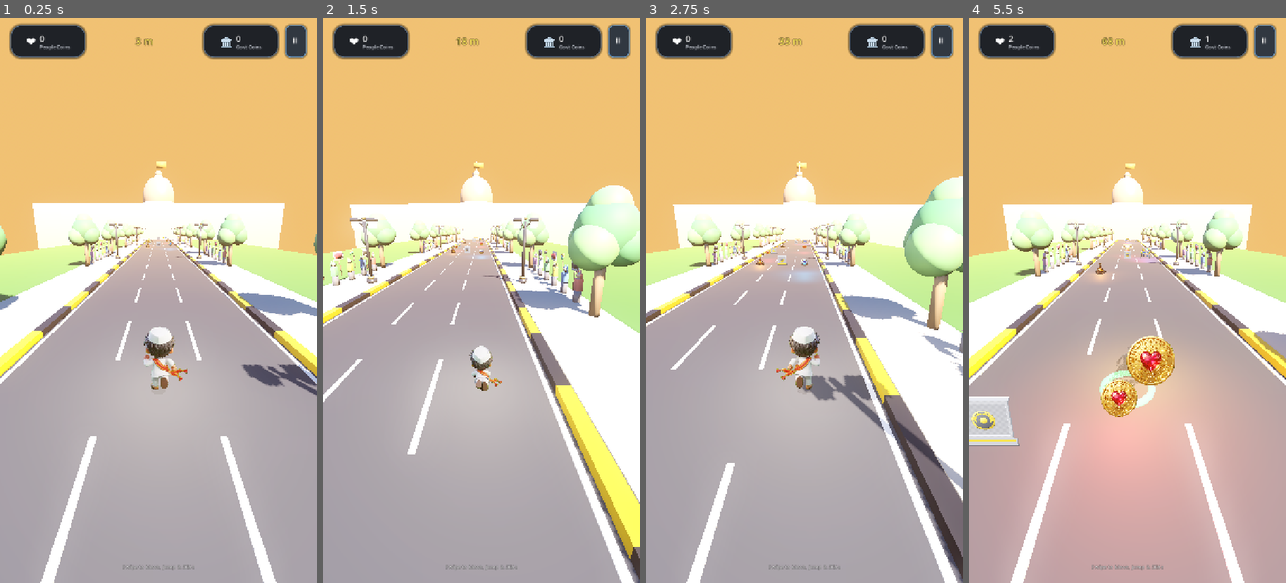
Above: before the commit, frames 1-4 (left to right).
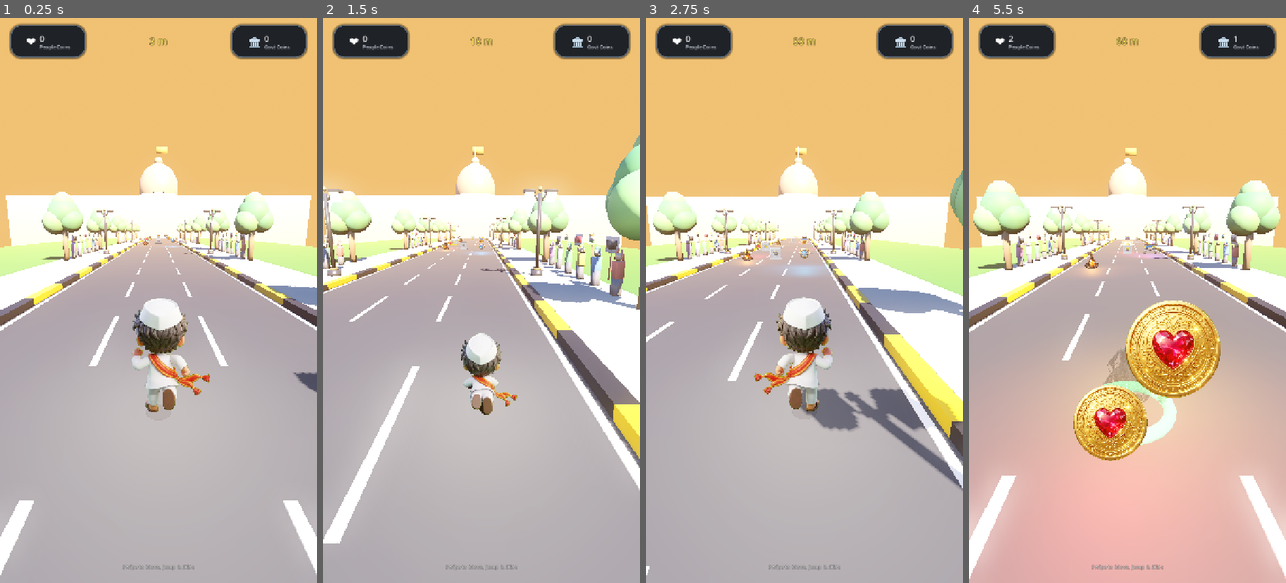
Above: after the commit, the same moments.

Repository: ce-subhash/history_turner
Game: Godot game, scene res://scenes/Main.tscn
The game is run twice, just before and just after one commit, with the same random seed, the same clock (stepped at 60 frames per second) and the same inputs.
Inputs (mouse positions are in pixels of both pictures, inside the frame that each line leads up to):
- Up to frame 1 (0.25 s): no input
- Up to frame 2 (1.5 s): tap Enter at 0.5 s; move the mouse to (551, 272) at 0.52 s; hold D 0.53-1.25 s; tap E at 0.6 s; click (551, 272) at 0.67 s; tap Space at 0.77 s; drag from (418, 328) to (465, 413) at 1.27 s
- Up to frame 3 (2.75 s): move the mouse to (836, 176) at 2.02 s; hold D from 2.03 s (still down); tap Enter at 2.1 s
- Up to frame 4 (5.5 s): release D at 2.75 s; drag from (1111, 413) to (1032, 215) at 2.77 s; move the mouse to (1222, 385) at 3.52 s; hold A 3.53-4.25 s; tap 1 at 3.6 s; tap Space at 3.77 s; drag from (1032, 215) to (1079, 159) at 4.27 s; move the mouse to (1143, 300) at 5.02 s; hold S from 5.03 s (still down); tap 3 at 5.1 s; click (1143, 300) at 5.17 s

The runs differ from the first frame. In frame 1, 23% of the frame differs, in the area x 0-100%, y 1-100%; in frame 2, 27%; in frame 3, 28%; in frame 4, 44%.

Commit message:
Night good state

Diff:
--- a/resources/characters/caesar.tres
+++ b/resources/characters/caesar.tres
@@ -8,7 +8,7 @@
 era_name = "Classical Rome (44 BCE)"
 base_speed_modifier = 1.0
 active_ability_name = "Testudo Shield Wall"
-active_duration = 3.5
+active_duration = 1.5
 active_cooldown = 20.0
 passive_perk_type = "pax_romana"
 ability_description = "Forms an impenetrable shield wall; immune to all obstacles for 3.5s."
--- a/resources/characters/chibi_leader.tres
+++ b/resources/characters/chibi_leader.tres
@@ -8,7 +8,7 @@
 era_name = "Modern Republic (2026)"
 base_speed_modifier = 1.0
 active_ability_name = "People's Mandate"
-active_duration = 3.5
+active_duration = 1.5
 active_cooldown = 18.0
 passive_perk_type = "popular_mandate"
 ability_description = "Unleashes popular momentum; grants invulnerability and attracts all tokens for 3.5s."
--- a/resources/characters/harriet.tres
+++ b/resources/characters/harriet.tres
@@ -8,10 +8,10 @@
 era_name = "Underground Railroad (1850)"
 base_speed_modifier = 1.1
 active_ability_name = "Freedom Lantern"
-active_duration = 4.0
+active_duration = 1.5
 active_cooldown = 25.0
 passive_perk_type = "night_owl"
-ability_description = "Enters ghost mode; phases through hazards and magnetizes all collectibles for 4s."
+ability_description = "Enters ghost mode; phases through hazards and magnetizes all collectibles for 1.5s."
 
 passive_description = "Night Owl: Hazard warning indicators and navigation beacons appear 50% earlier."
 theme_color = Color(0.2, 0.8, 0.5, 1)
--- a/resources/characters/joan.tres
+++ b/resources/characters/joan.tres
@@ -8,10 +8,10 @@
 era_name = "Hundred Years' War (1429)"
 base_speed_modifier = 1.05
 active_ability_name = "Divine Aura"
-active_duration = 3.5
+active_duration = 1.5
 active_cooldown = 22.0
 passive_perk_type = "zealots_faith"
-ability_description = "Radiates holy light; turns incoming hazards into gold relics for 3.5s."
+ability_description = "Radiates holy light; turns incoming hazards into gold relics for 1.5s."
 
 passive_description = "Zealot's Faith: Automatically triggers a 4s emergency shield if either meter drops below 15%."
 theme_color = Color(0.95, 0.85, 0.2, 1)
--- a/scenes/Main.tscn
+++ b/scenes/Main.tscn
@@ -328,7 +328,9 @@
 [node name="VisualModel" type="Node3D" parent="Player"]
 
 [node name="Camera3D" type="Camera3D" parent="Player"]
-transform = Transform3D(1, 0, 0, 0, 0.95882, 0.284015, 0, -0.284015, 0.95882, 0, 3.8, 5)
+transform = Transform3D(1, 0, 0, 0, 0.97237, 0.233445, 0, -0.233445, 0.97237, 0, 2.5, 3.6)
+fov = 58.0
+keep_aspect = 0
 current = true
 
 [node name="HUD" type="CanvasLayer" parent="."]
@@ -494,6 +496,7 @@
 text = "Govt Coins"
 
 [node name="PauseButton" type="Button" parent="HUD/HUDController/TopBar/HBoxContainer"]
+visible = false
 custom_minimum_size = Vector2(48, 48)
 layout_mode = 2
 theme_override_font_sizes/font_size = 20
--- a/scripts/globals/GameManager.gd
+++ b/scripts/globals/GameManager.gd
@@ -38,7 +38,7 @@
 # --- Phase 4: High-Risk Fever States ---
 const FEVER_THRESHOLD: float = 85.0
 const FEVER_RESET_THRESHOLD: float = 75.0
-const FEVER_DURATION: float = 2.5
+const FEVER_DURATION: float = 1.4
 
 var is_fever_active: bool = false
 var current_fever_type: String = "" # "peasant_revolution" or "divine_right"
--- a/scripts/player/PlayerController.gd
+++ b/scripts/player/PlayerController.gd
@@ -192,9 +192,9 @@
 		camera.name = "Camera3D"
 		add_child(camera)
 
-	camera.position = Vector3(0.0, 3.8, 5.0)
-	camera.rotation_degrees = Vector3(-16.5, 0.0, 0.0)
-	camera.fov = 68.0
+	camera.position = Vector3(0.0, 2.5, 3.6)
+	camera.rotation_degrees = Vector3(-13.5, 0.0, 0.0)
+	camera.fov = 58.0
 	camera.keep_aspect = Camera3D.KEEP_WIDTH
 	camera.current = true
 
@@ -444,9 +444,19 @@
 		chariot_boost_timer -= delta
 		chariot_speed_boost = 8.0
 		is_invulnerable = true
+		if chariot_boost_timer <= 0.0:
+			chariot_boost_timer = 0.0
+			is_invulnerable = false
+			_update_shield_mesh_visibility()
 
 	if in_run_magnet_timer > 0.0:
 		in_run_magnet_timer -= delta
+		if in_run_magnet_timer <= 0.0:
+			in_run_magnet_timer = 0.0
+			_update_shield_mesh_visibility()
+
+	if shield_mesh and shield_mesh.visible and chariot_boost_timer <= 0.0 and in_run_magnet_timer <= 0.0 and not has_chrono_shield and not is_peasant_fever and not is_divine_fever and not (CharacterManager and CharacterManager.is_ability_active):
+		shield_mesh.visible = false
 
 	# Forward Speed with momentary Ramp Boost & Chariot Boost
 	var speed_modifier: float = 1.0
@@ -693,8 +703,21 @@
 func _on_fever_ended(_fever_type: String) -> void:
 	is_peasant_fever = false
 	is_divine_fever = false
-	if not is_invulnerable and not is_ghost_mode:
-		shield_mesh.visible = false
+	_update_shield_mesh_visibility()
+
+
+func _update_shield_mesh_visibility() -> void:
+	if not shield_mesh:
+		return
+	var active: bool = (
+		chariot_boost_timer > 0.0 or
+		in_run_magnet_timer > 0.0 or
+		has_chrono_shield or
+		is_peasant_fever or
+		is_divine_fever or
+		(CharacterManager != null and CharacterManager.is_ability_active)
+	)
+	shield_mesh.visible = active
 
 
 # --- Ability & Perk Event Handlers ---
@@ -935,15 +958,15 @@
 	if not camera:
 		return
 
-	# 1. Dynamic Speed FOV: widen FOV from 68° to 80° (up to 84° during Chariot Boost)
+	# 1. Dynamic Speed FOV: widen FOV from 58° to 68° (up to 72° during Chariot Boost)
 	var speed_ratio: float = clampf((GameManager.current_speed - 12.0) / 16.0, 0.0, 1.0)
-	var target_fov: float = lerpf(68.0, 80.0, speed_ratio)
+	var target_fov: float = lerpf(58.0, 68.0, speed_ratio)
 	if chariot_boost_timer > 0.0:
-		target_fov += 5.0
+		target_fov += 4.0
 	camera.fov = lerpf(camera.fov, target_fov, 3.5 * delta)
 
 	# 2. Footstep micro-bobbing synchronized with running stride and landing dip
-	var base_cam_y: float = 3.8 + landing_dip_offset
+	var base_cam_y: float = 2.5 + landing_dip_offset
 	landing_dip_offset = lerpf(landing_dip_offset, 0.0, 8.0 * delta)
 
 	if (is_on_floor() or position.y < 0.15) and not is_sliding and not GameManager.is_game_over:
@@ -973,8 +996,8 @@
 # --- In-Run Power-Up Handlers & Juice Mechanics ---
 # ==============================================================================
 
-## Activates In-Run Royal Magnet (attracts tokens from all 3 lanes for 2.5s).
-func activate_in_run_magnet(duration: float = 2.5) -> void:
+## Activates In-Run Royal Magnet (attracts tokens from all 3 lanes for 1.8s).
+func activate_in_run_magnet(duration: float = 1.8) -> void:
 	in_run_magnet_timer = duration
 	_spawn_floating_text("🧲 MAGNET ON!", Color(0.2, 0.8, 1.0))
 	if GameManager:
@@ -997,8 +1020,8 @@
 		shield_mesh.material_override.emission = Color(0.25, 1.0, 0.45)
 
 
-## Activates Imperial Dash / Chariot Boost (+8 m/s hyper-speed rush for 2.0s).
-func activate_chariot_boost(duration: float = 2.0) -> void:
+## Activates Imperial Dash / Chariot Boost (+8 m/s hyper-speed rush for 1.4s).
+func activate_chariot_boost(duration: float = 1.4) -> void:
 	chariot_boost_timer = duration
 	camera_trauma = 0.35
 	_spawn_floating_text("⚡ SPEED DASH!", Color(1.0, 0.85, 0.2))
@@ -1024,8 +1047,7 @@
 	_spawn_floating_text("🛡️ AEGIS CRASH ABSORPTION!", Color(0.3, 1.0, 0.6))
 	if GameManager:
 		GameManager.decision_notification.emit("🛡️ AEGIS SHIELD: Collision absorbed safely!")
-	if shield_mesh and not (in_run_magnet_timer > 0.0 or chariot_boost_timer > 0.0):
-		shield_mesh.visible = false
+	_update_shield_mesh_visibility()
 
 
 ## Evaluates close-call / near-miss brush with obstacles along the road.
--- a/scripts/test/TestCharactersRunner.gd
+++ b/scripts/test/TestCharactersRunner.gd
@@ -189,12 +189,12 @@
 	runway_test.queue_free()
 	print("✔ Dual Coin Accumulation & Zero Meter Deaths (Never Dies from Meter) verified.")
 
-	# 8. Elevated Camera & Portrait Mode Verification
-	assert(player.camera.position.y >= 3.5, "Camera must be elevated (>= 3.5m) for deep road visibility")
+	# 8. Closer Zoom Camera & Portrait Mode Verification
+	assert(player.camera.position.y >= 2.2 and player.camera.position.y <= 3.2, "Camera must be closely elevated (y=2.5m) to eliminate empty space")
 	var vp_w = ProjectSettings.get_setting("display/window/size/viewport_width")
 	var vp_h = ProjectSettings.get_setting("display/window/size/viewport_height")
 	assert(vp_h > vp_w, "Game must be configured in portrait mode (viewport height > width)")
-	print("✔ Mobile Portrait Mode (720x1280) & Elevated Camera perspective (y=3.8m) verified.")
+	print("✔ Mobile Portrait Mode (720x1280) & Closer Zoom Camera perspective (y=2.5m, z=3.6m) verified.")
 
 	# 9. Reference 1 Mobile HUD & Swipe Gesture Controls
 	var hud = main_inst.find_child("HUDController", true, false)
@@ -289,9 +289,29 @@
 	assert(restart_btn.get_theme_font_size("font_size") > menu_btn.get_theme_font_size("font_size"), "Restart button font must be significantly larger")
 	print("✔ Clean 'YOU FAILED' game over display & significantly larger Restart button (84px vs 42px) verified.")
 
-	# 12. Mobile Screen Scaling & Safe Area Tests
+	# 12. Mobile Screen Scaling, Closer Camera Zoom & Safe Area Tests
 	assert(player.camera.keep_aspect == Camera3D.KEEP_WIDTH, "Camera must use KEEP_WIDTH for mobile screen scaling so all lanes remain visible on tall screens")
-	assert(player.camera.fov >= 65.0, "Camera FOV must comfortably display all 3 lanes on mobile")
+	assert(player.camera.position.z <= 4.0, "Camera must be zoomed in closer to player (Z <= 4.0m) to eliminate excessive empty bottom space")
+	assert(player.camera.position.y <= 3.0, "Camera elevation must be lowered (Y <= 3.0m) to reduce top sky empty space")
+	assert(player.camera.fov >= 55.0 and player.camera.fov <= 68.0, "Camera FOV must frame runner closely and clearly")
+
+	# Verify Pause Button is hidden from gameplay screen
+	var pause_btn = hud.get_node_or_null("TopBar/HBoxContainer/PauseButton")
+	assert(pause_btn == null or pause_btn.visible == false, "Pause button must be hidden from gameplay screen")
+
+	# Verify yellow ring power immediately hides upon expiration
+	GameManager.is_game_over = false
+	CharacterManager.is_ability_active = false
+	CharacterManager.active_timer = 0.0
+	player.has_chrono_shield = false
+	player.is_peasant_fever = false
+	player.is_divine_fever = false
+	player.activate_chariot_boost(0.01)
+	assert(player.shield_mesh.visible == true, "Shield mesh must show while boost is active")
+	player.chariot_boost_timer = 0.0
+	player._physics_process(0.02)
+	assert(player.shield_mesh.visible == false, "Yellow ring power must immediately hide upon expiration")
+
 	hud._apply_mobile_safe_area()
 	var top_bar = hud.get_node_or_null("TopBar")
 	assert(top_bar != null, "TopBar must exist in HUD")
@@ -307,7 +327,7 @@
 	assert(menu_margin != null, "MainMargin must exist on MainMenu")
 	assert(menu_margin.get_theme_constant("margin_top") >= 56, "MainMargin must adapt to safe area on mobile")
 	menu_inst.queue_free()
-	print("✔ Mobile screen scaling (Camera KEEP_WIDTH, HUD safe area, MainMenu safe area) verified.")
+	print("✔ Mobile screen scaling, closer camera zoom (Z=3.6m, Y=2.5m, FOV=58°), hidden pause button & ring cleanup verified.")
 
 
 	print("\n=========================================================================")
--- a/scripts/ui/HUDController.gd
+++ b/scripts/ui/HUDController.gd
@@ -142,6 +142,7 @@
 		menu_button.pressed.connect(_on_menu_pressed)
 
 	if pause_button:
+		pause_button.visible = false
 		pause_button.pressed.connect(_on_pause_button_pressed)
 
 	if touch_left_btn:
--- a/scripts/world/PowerUpPickup.gd
+++ b/scripts/world/PowerUpPickup.gd
@@ -127,7 +127,7 @@
 	match powerup_type:
 		PowerUpType.MAGNET:
 			if body.has_method("activate_in_run_magnet"):
-				body.activate_in_run_magnet(2.5)
+				body.activate_in_run_magnet(1.8)
 			if GameManager:
 				GameManager.decision_notification.emit("🧲 ROYAL MAGNET: Vacuums All Coins Across All Lanes!")
 
@@ -139,7 +139,7 @@
 
 		PowerUpType.BOOST:
 			if body.has_method("activate_chariot_boost"):
-				body.activate_chariot_boost(2.0)
+				body.activate_chariot_boost(1.4)
 			if GameManager:
 				GameManager.decision_notification.emit("⚡ IMPERIAL DASH: Invincible Speed & Smashes Obstacles!")
 
